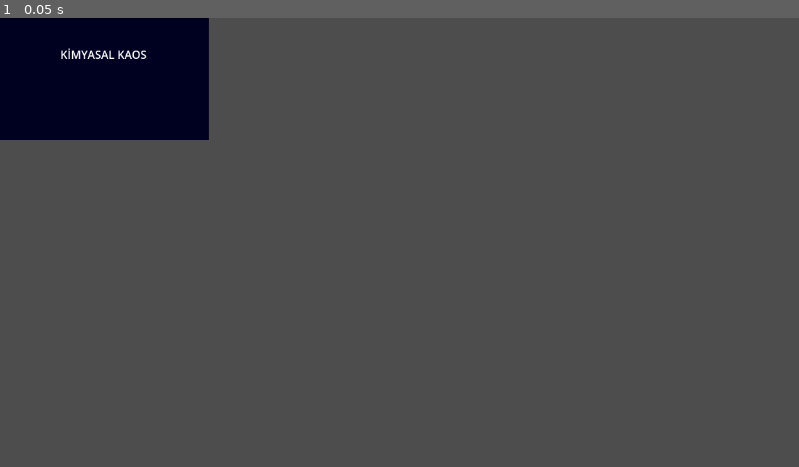
Above: before the commit, frame 1.
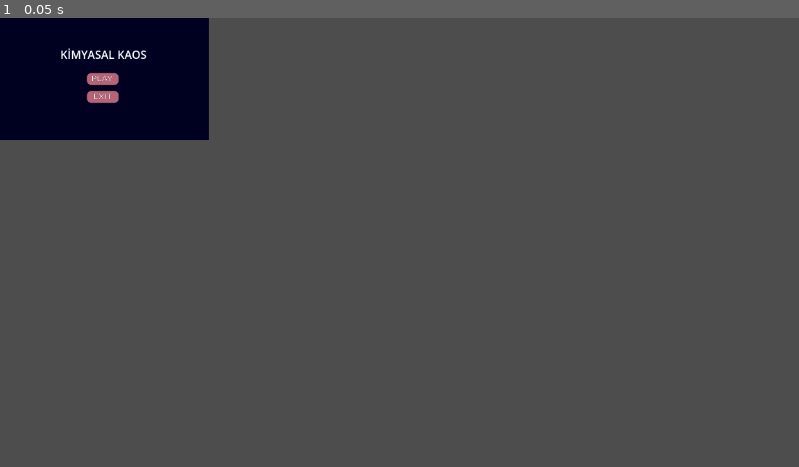
Above: after the commit, the same moment.

Repository: asenem/kimyasala_kaos_godot
Game: Godot game, scene res://deneme.tscn
The game is run twice, just before and just after one commit, with the same random seed, the same clock (stepped at 60 frames per second) and the same inputs. The project has no main scene, so this scene is started directly.
Inputs:
- Up to frame 1 (0.05 s): no input

The runs differ from the first frame. In frame 1, 0.2% of the frame differs, in the area x 10-15%, y 12-19%.

Commit message:
Değişiklik açıklaması

Diff:
--- a/deneme.tscn
+++ b/deneme.tscn
@@ -1,4 +1,7 @@
-[gd_scene format=3 uid="uid://cxqsi7has5vkj"]
+[gd_scene load_steps=3 format=3 uid="uid://cxqsi7has5vkj"]
+
+[ext_resource type="Texture2D" uid="uid://bormrx65vk37s" path="res://Varlık 3.png" id="1_8w8c0"]
+[ext_resource type="Texture2D" uid="uid://q5jmanolmqyf" path="res://Varlık 4.png" id="2_nuwkq"]
 
 [node name="MainMenu" type="Node2D"]
 
@@ -14,3 +17,13 @@
 offset_right = 212.0
 offset_bottom = 64.0
 text = "KİMYASAL KAOS"
+
+[node name="TouchScreenButton" type="TouchScreenButton" parent="background/title"]
+position = Vector2(38, 38)
+scale = Vector2(0.367347, 0.367347)
+texture_normal = ExtResource("1_8w8c0")
+
+[node name="TouchScreenButton" type="TouchScreenButton" parent="background"]
+position = Vector2(125, 105)
+scale = Vector2(0.367347, 0.367347)
+texture_normal = ExtResource("2_nuwkq")
Binary file added: Varlık 3.png
Not shown, added: Varlık 3.png.import
Binary file added: Varlık 4.png
Not shown, added: Varlık 4.png.import
